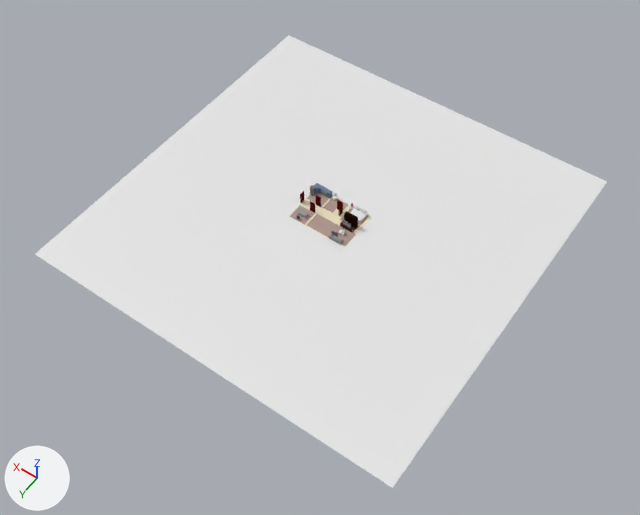
A saved change to the Blender file app/blender/morning_new.blend.
Camera for both pictures: a 50 mm lens placed at (-48.0, 69.8, 98.6), pointed at (-1.8, 5.2, -2.9). Arrows for +X, +Y and +Z are at lower left; the lights stay in place.

Before the edit, the objects in view are built like this:
```python
mat_material_003 = diffuse_material('Material.003')
mat_material_003.base_color = (0.56, 0.56, 0.56)  # light grey #c5c5c5
me_plane_003 = bpy.data.meshes.new('Plane.003')
me_plane_003.from_pydata([(-1.0, -1.0, 0.0), (1.0, -1.0, 0.0), (-1.0, 1.0, 0.0), (1.0, 1.0, 0.0)], [], [(0, 1, 3, 2)])
ob_bed = bpy.data.objects.new('bed', None)
ob_bed.location = (-3.3, -2.4, 0.0)
ob_bed.show_instancer_for_render = False
ob_bed.instance_type = 'COLLECTION'
ob_bed.instance_collection = col_bed
ob_ground = bpy.data.objects.new('ground', me_plane_003)
ob_ground.location = (0.0, 0.0, 0.0)
ob_ground.scale = (30.0, 30.0, 30.0)
```
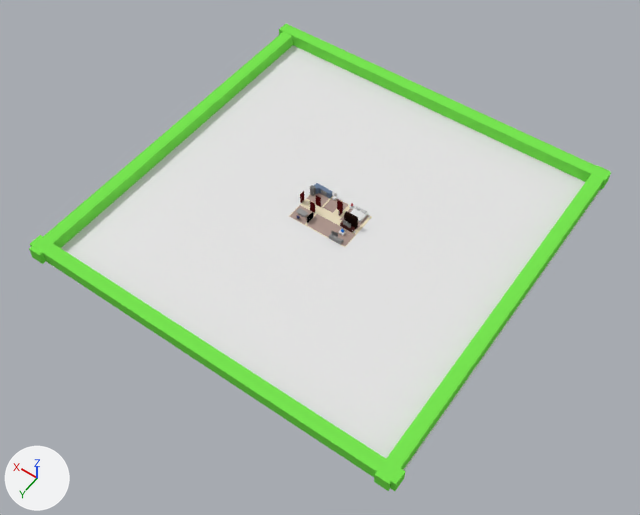
Where the change shows, as pixel boxes (x1, y1, x2, y2) in the pictures (640 x 515 px):
'Cube.003', added (green)
    after: (30, 235, 405, 491)
'Cube.000', added (green)
    after: (374, 166, 610, 491)
'Cube.002', added (green)
    after: (279, 24, 611, 189)
'Cube.001', added (green)
    after: (29, 32, 293, 264)
'console', added
    after: (307, 212, 314, 223)

The change, as a list of edits to the scene's bpy script:
```text
Change mat_material_003:
    mat_material_003.base_color: (0.56, 0.56, 0.56) -> (0.19, 0.8, 0.0836)  # light grey #c5c5c5 -> green #79e752
Add me_cube_005_1:
    me_cube_005_1.from_pydata(...)  # a box spanning x -1.0..1.0, y -1.0..1.0, z -1.0..1.0
    me_cube_005_1.materials.append(mat_material_001)  # white #e7e7e7
Add me_cube_006_1:
    me_cube_006_1.from_pydata(...)  # a box spanning x -1.0..1.0, y -1.0..1.0, z -1.0..1.0
    me_cube_006_1.materials.append(mat_material_003)  # green #79e752
Add ob_console:
    ob_console = bpy.data.objects.new('console', me_cube_005_1)
    ob_console.location = (2.0, 2.3, 0.6)
    ob_console.scale = (0.0616, 0.718, 0.588)
Add ob_cube_001:
    ob_cube_001 = bpy.data.objects.new('Cube.001', me_cube_006_1)
    ob_cube_001.location = (28.8, 0.2, 1.0)
    ob_cube_001.scale = (1.0, 30.4, 1.0)
Add ob_cube_000:
    ob_cube_000 = bpy.data.objects.new('Cube.000', me_cube_006_1.copy())
    ob_cube_000.location = (-28.8, 0.3, 1.1)
    ob_cube_000.scale = (1.0, 30.4, 1.0)
Add ob_cube_002:
    ob_cube_002 = bpy.data.objects.new('Cube.002', me_cube_006_1.copy())
    ob_cube_002.location = (0.3, -29.0, 1.1)
    ob_cube_002.rotation_euler = (0.0, 0.0, -1.575)  # degrees (0, 0, -90)
    ob_cube_002.scale = (1.0, 30.4, 1.0)
Add ob_cube_003:
    ob_cube_003 = bpy.data.objects.new('Cube.003', me_cube_006_1.copy())
    ob_cube_003.location = (-0.1, 29.1, 1.0)
    ob_cube_003.rotation_euler = (0.0, 0.0, -1.575)  # degrees (0, 0, -90)
    ob_cube_003.scale = (1.0, 30.4, 1.0)
```
